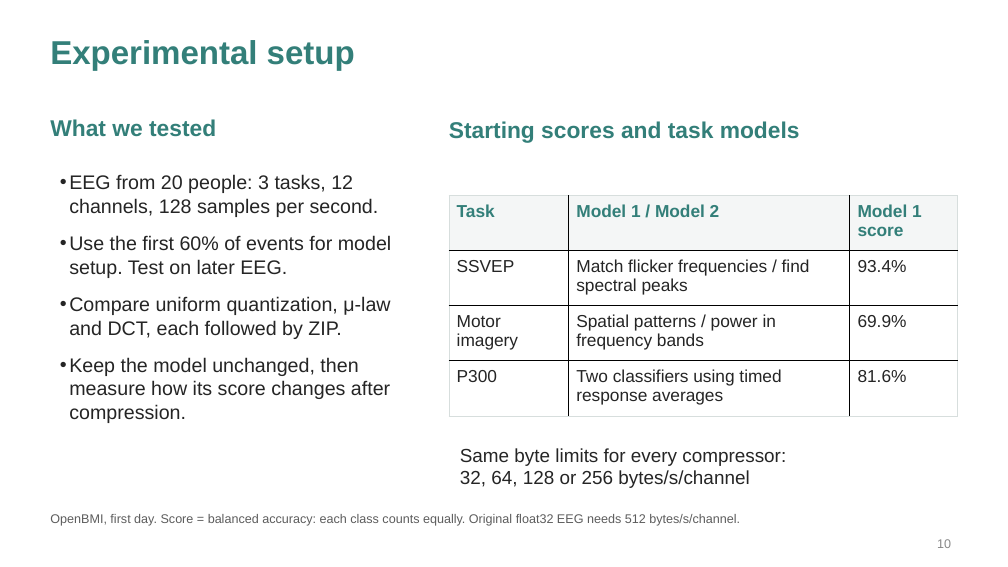
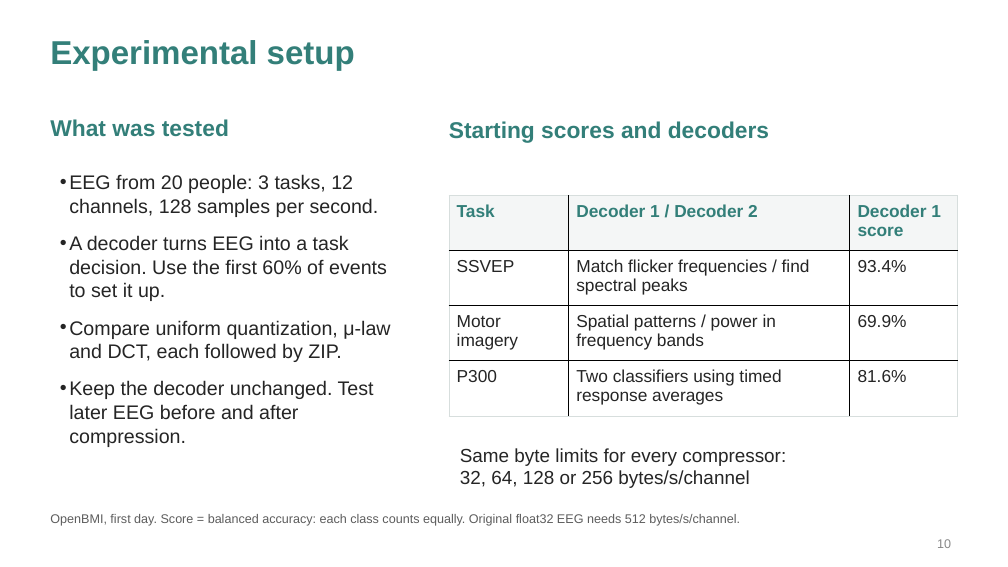
Before and after one commit to Deb044/DataCompression, a slide deck: slide 10 of output/presentation/every-bit-of-the-brain.pptx. Drawn at 1008x567 pixels with LibreOffice and Linux fonts; fonts in the diff are those of the drawing. Boxes give left, top, right and bottom in pixels: in the first picture for what was removed or moved away, otherwise in the second. Text is boxed around its words. In the diff, an @@ line names an element or a change of style, - is before the commit and + after.

Commit message:
slides: clarify decoders and task-aware compression goals

```diff
--- a/output/presentation/every-bit-of-the-brain.pptx
+++ b/output/presentation/every-bit-of-the-brain.pptx
@@ text at [50,119,229,137]: text changed @@
-What we tested
+What was tested
@@ text at [449,121,769,143]: text changed @@
-Starting scores and task models
+Starting scores and decoders
@@ table at [449,195,958,416] @@
-row 1, column 2: Model 1 / Model 2
+row 1, column 2: Decoder 1 / Decoder 2
-row 1, column 3: Model 1 score
+row 1, column 3: Decoder 1 score
@@ text at [69,235,387,301]: text changed @@
-• Use the first 60% of events for model setup. Test on later EEG.
+• A decoder turns EEG into a task decision. Use the first 60% of events to set it up.
@@ text at [69,380,374,447]: text changed @@
-• Keep the model unchanged, then measure how its score changes after compression.
+• Keep the decoder unchanged. Test later EEG before and after compression.
```
Also in this commit, not shown: 11 other slides changed, 5 other files.
